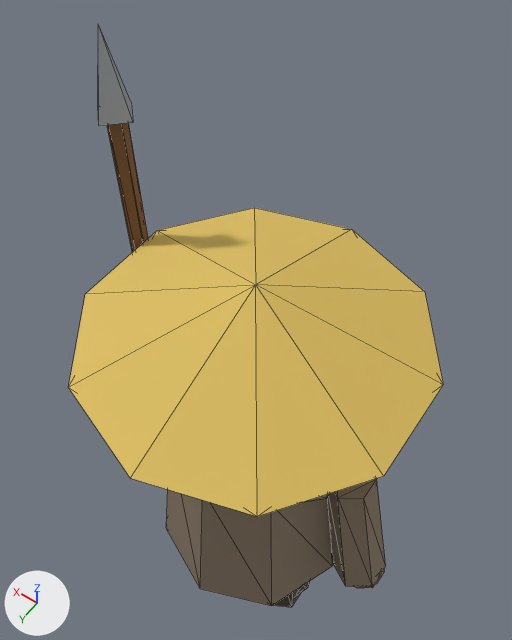
Before and after pictures for a commit that changed the glTF model SkartCF/src/ui/stage/models/eastern.glb.
Before and after are seen from a camera (50 mm lens) standing at (-0.554, 0.774, 2.79) and looking at (0.154, -0.217, 1.233). Arrows for +X, +Y and +Z are at lower left; the lights stay in place. The picture after the commit comes second. Mesh edges are drawn as thin lines. Where no turn or scale is listed for an object, it has been applied to the vertices. Vertices at exactly the same position are counted once.

The first picture shows 'eastern_arm.L', 'eastern_arm.R', 'eastern_body', 'eastern_head' and 1 more.
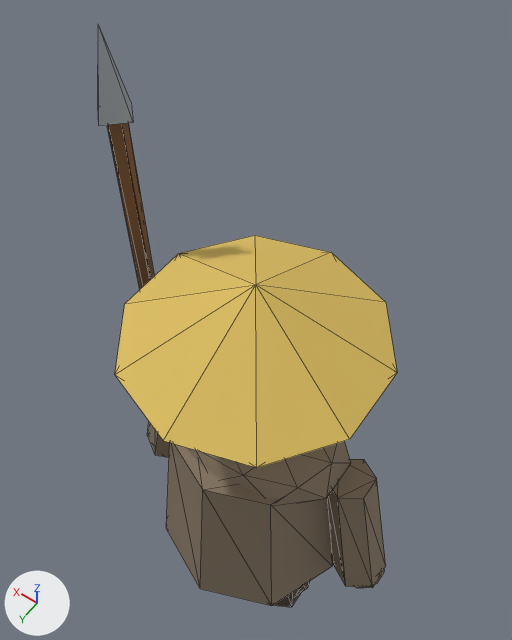
Diff of the bpy script that builds the scene:
```diff
--- a/SkartCF/src/ui/stage/models/eastern.glb.py
+++ b/SkartCF/src/ui/stage/models/eastern.glb.py
@@ me_eastern_head @@
 # used by ob_eastern_head; location = (0.0, 0.0, 0.0)
-me_eastern_head.from_pydata(...)  # 119 vertices, 218 faces; spans x -0.399..0.399, y -0.42..0.42, z 1.19..1.69
+me_eastern_head.from_pydata(...)  # 119 vertices, 218 faces; spans x -0.304..0.304, y -0.32..0.32, z 1.19..1.69
+# me_eastern_head part 1: the loose piece of 11 vertices spanning x -0.399..0.399, y -0.42..0.42, z 1.51..1.69 is scaled about its middle by (0.762, 0.762, 1)
 me_eastern_head.materials.append(mat_dark)
```

Location of each change, [x1, y1, x2, y2] in pixels of the pictures (512 x 640 px):
'eastern_head', reshaped (25% narrower, 25% shorter): before [69, 208, 443, 517]; after [115, 235, 397, 468]
